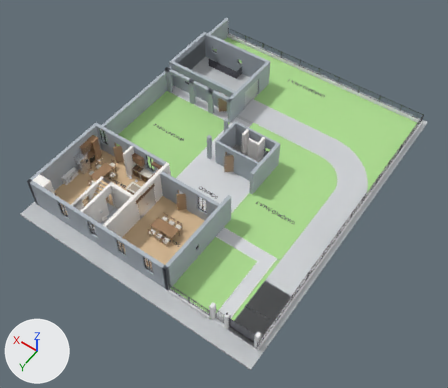
What one commit did to the glTF model public/models/house_optimized.glb.
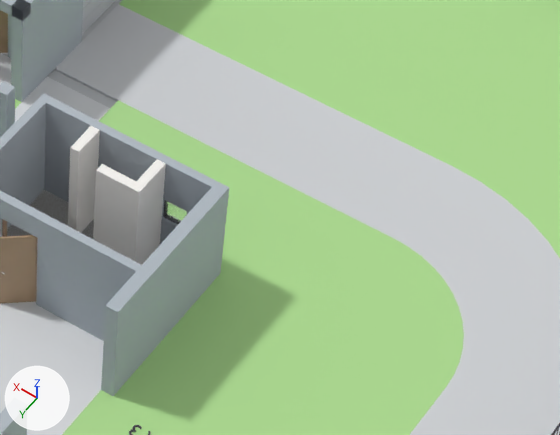
The first picture shows the older version from a 50 mm lens placed at (-16.9, 16.4, 41.5), pointed at (2.6, -10.8, -1.3). The close-ups show the older and then the newer version on the part from 50% to 81% of the width and 25% to 53% of the height of that picture. Only the edits that show in the close-ups are written down. The axes (+X, +Y, +Z) are drawn at lower left. The lights are the same throughout. Where no turn or scale is listed for an object, it has been applied to the vertices. Vertices at exactly the same position are counted once.

Names of what the first close-up shows: 'Door_Lav_North_Panel', 'Driveway_Gravel', 'Giardino_Area_1_Prato', 'Giardino_Area_3C_Prato', 'Portico_Pavement_Unified', 'Wall_Garage_West_Ext', 'Wall_Lav_East', 'Wall_Lav_North_01', 'Wall_Lav_Part_H1', 'Wall_Lav_Part_V1', 'Wall_Lav_Part_V2', 'Wall_Lav_South_03', 'Wall_Lav_West' and 22 more.
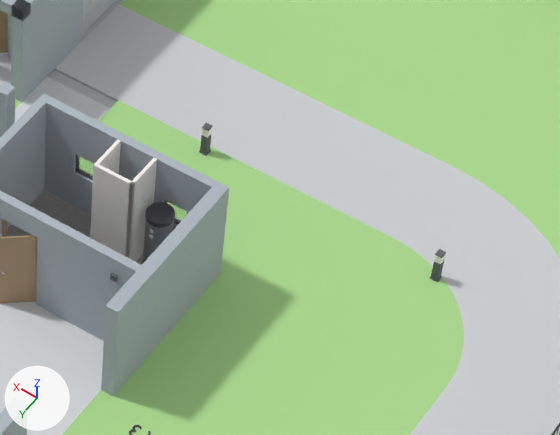
Diff of the bpy script that builds the scene:
```diff
--- a/public/models/house_optimized.glb.py
+++ b/public/models/house_optimized.glb.py
@@ me_wall_lav_part_h1 @@
-me_wall_lav_part_h1.from_pydata(...)  # 8 vertices, 12 faces; spans x 1.43..2.5, y -14.46..-14.24, z 0.0..2.7
+me_wall_lav_part_h1.from_pydata(...)  # 8 vertices, 12 faces; spans x 1.65..2.55, y -14.41..-14.33, z 0.0..2.7
+# me_wall_lav_part_h1 part 1: the whole mesh is scaled about its middle by (0.841, 0.364, 1), then moved by (0.13, -0.02, 0.0)
 me_wall_lav_part_h1.materials.append(mat_mat_intonaco_interno_light)
@@ me_wall_lav_part_v1 @@
-me_wall_lav_part_v1.from_pydata(...)  # 8 vertices, 12 faces; spans x 1.43..1.65, y -15.23..-14.46, z 0.0..2.7
+me_wall_lav_part_v1.from_pydata(...)  # 8 vertices, 12 faces; spans x 1.65..1.73, y -15.23..-14.33, z 0.0..2.7
+# me_wall_lav_part_v1 part 2: the whole mesh is scaled about its middle by (0.364, 1.17, 1), then moved by (0.15, 0.07, 0.0)
 me_wall_lav_part_v1.materials.append(mat_mat_intonaco_interno_light)
@@ me_wall_lav_part_v2 @@
-me_wall_lav_part_v2.from_pydata(...)  # 8 vertices, 12 faces; spans x 3.08..3.3, y -15.23..-14.46, z 0.0..2.7
+me_wall_lav_part_v2.from_pydata(...)  # 8 vertices, 12 faces; spans x 2.55..2.63, y -15.23..-14.33, z 0.0..2.7
+# me_wall_lav_part_v2 part 3: the whole mesh is scaled about its middle by (0.364, 1.17, 1), then moved by (-0.6, 0.07, 0.0)
 me_wall_lav_part_v2.materials.append(mat_mat_intonaco_interno_light)
@@ ob_thermal_puffer_tank @@
+ob_thermal_puffer_tank = bpy.data.objects.new('Thermal_Puffer_Tank', me_cilindro_006)  # 64 vertices, 124 faces; spans x -0.3..0.3, y -0.3..0.3, z -0.76..0.76; in mat_mat_puffer_grey (grey #909599)
+ob_thermal_puffer_tank.location = (1.25, -14.85, 0.76)
@@ ob_thermal_puffer_cap @@
+ob_thermal_puffer_cap = bpy.data.objects.new('Thermal_Puffer_Cap', me_cilindro_007)  # a 32-sided cylinder along z spanning x -0.31..0.31, y -0.31..0.31, z -0.06..0.06; in mat_mat_puffer_cap (dark grey #505055)
+ob_thermal_puffer_cap.location = (1.25, -14.85, 1.58)
@@ ob_portico_wall_light_sw @@
+ob_portico_wall_light_sw = bpy.data.objects.new('Portico_Wall_Light_SW', me_cubo_1)  # a box spanning x -0.5..0.5, y -0.5..0.5, z -0.5..0.5; in mat_mat_bollard_dark (dark grey #65696c)
+ob_portico_wall_light_sw.location = (0.8, -12.41, 2.2)
+ob_portico_wall_light_sw.scale = (0.14, 0.08, 0.16)
@@ ob_bollard_garden_4_pillar @@
+ob_bollard_garden_4_pillar = bpy.data.objects.new('Bollard_Garden_4_Pillar', me_cubo_1)  # a box spanning x -0.5..0.5, y -0.5..0.5, z -0.5..0.5; in mat_mat_bollard_dark (dark grey #65696c)
+ob_bollard_garden_4_pillar.location = (2.2, -18.25, 0.28)
+ob_bollard_garden_4_pillar.scale = (0.16, 0.16, 0.52)
@@ ob_bollard_garden_4_cap @@
+ob_bollard_garden_4_cap = bpy.data.objects.new('Bollard_Garden_4_Cap', me_cubo_1)  # a box spanning x -0.5..0.5, y -0.5..0.5, z -0.5..0.5; in mat_mat_bollard_dark (dark grey #65696c)
+ob_bollard_garden_4_cap.location = (2.2, -18.25, 0.78)
+ob_bollard_garden_4_cap.scale = (0.17, 0.17, 0.04)
@@ ob_bollard_garden_4 @@
+ob_bollard_garden_4 = bpy.data.objects.new('Bollard_Garden_4', me_cubo_006)  # a box spanning x -0.5..0.5, y -0.5..0.5, z -0.5..0.5; in mat_mat_frosted_diffuser (white #f9f8f3)
+ob_bollard_garden_4.location = (2.2, -18.25, 0.65)
+ob_bollard_garden_4.scale = (0.145, 0.145, 0.22)
@@ ob_bollard_garden_3_pillar @@
+ob_bollard_garden_3_pillar = bpy.data.objects.new('Bollard_Garden_3_Pillar', me_cubo_1)  # a box spanning x -0.5..0.5, y -0.5..0.5, z -0.5..0.5; in mat_mat_bollard_dark (dark grey #65696c)
+ob_bollard_garden_3_pillar.location = (-3.8, -18.0, 0.28)
+ob_bollard_garden_3_pillar.scale = (0.16, 0.16, 0.52)
@@ ob_bollard_garden_3_cap @@
+ob_bollard_garden_3_cap = bpy.data.objects.new('Bollard_Garden_3_Cap', me_cubo_1)  # a box spanning x -0.5..0.5, y -0.5..0.5, z -0.5..0.5; in mat_mat_bollard_dark (dark grey #65696c)
+ob_bollard_garden_3_cap.location = (-3.8, -18.0, 0.78)
+ob_bollard_garden_3_cap.scale = (0.17, 0.17, 0.04)
@@ ob_bollard_garden_3 @@
+ob_bollard_garden_3 = bpy.data.objects.new('Bollard_Garden_3', me_cubo_006)  # a box spanning x -0.5..0.5, y -0.5..0.5, z -0.5..0.5; in mat_mat_frosted_diffuser (white #f9f8f3)
+ob_bollard_garden_3.location = (-3.8, -18.0, 0.65)
+ob_bollard_garden_3.scale = (0.145, 0.145, 0.22)
```

Boxes (x1, y1, x2, y2) around the edits, measured in the close-ups (560 x 435 px):
'Wall_Lav_Part_H1', moved, rescaled (19% narrower, 7% shorter)
    before: (93, 164, 145, 264)
    after: (93, 164, 135, 257)
'Wall_Lav_Part_V2', moved, rescaled (6% shorter)
    before: (68, 126, 100, 233)
    after: (90, 139, 121, 239)
'Wall_Lav_Part_V1', moved, rescaled
    before: (137, 159, 166, 265)
    after: (125, 158, 157, 262)
'Thermal_Puffer_Cap', added
    after: (145, 202, 175, 228)
'Thermal_Puffer_Tank', added
    after: (143, 221, 174, 263)
'Bollard_Garden_3_Pillar', added
    after: (431, 261, 444, 281)
'Bollard_Garden_4_Pillar', added
    after: (200, 135, 211, 154)
'Bollard_Garden_3_Cap', added
    after: (435, 249, 446, 258)
'Bollard_Garden_4', added
    after: (202, 128, 212, 138)
'Bollard_Garden_4_Cap', added
    after: (202, 122, 213, 131)
'Bollard_Garden_3', added
    after: (434, 255, 445, 264)
'Portico_Wall_Light_SW', added
    after: (110, 273, 118, 282)
'Wall_Lav_South_Lintel_2', unchanged, uncovered by the edit
    before: (75, 112, 105, 142)
    after: (74, 112, 105, 164)
